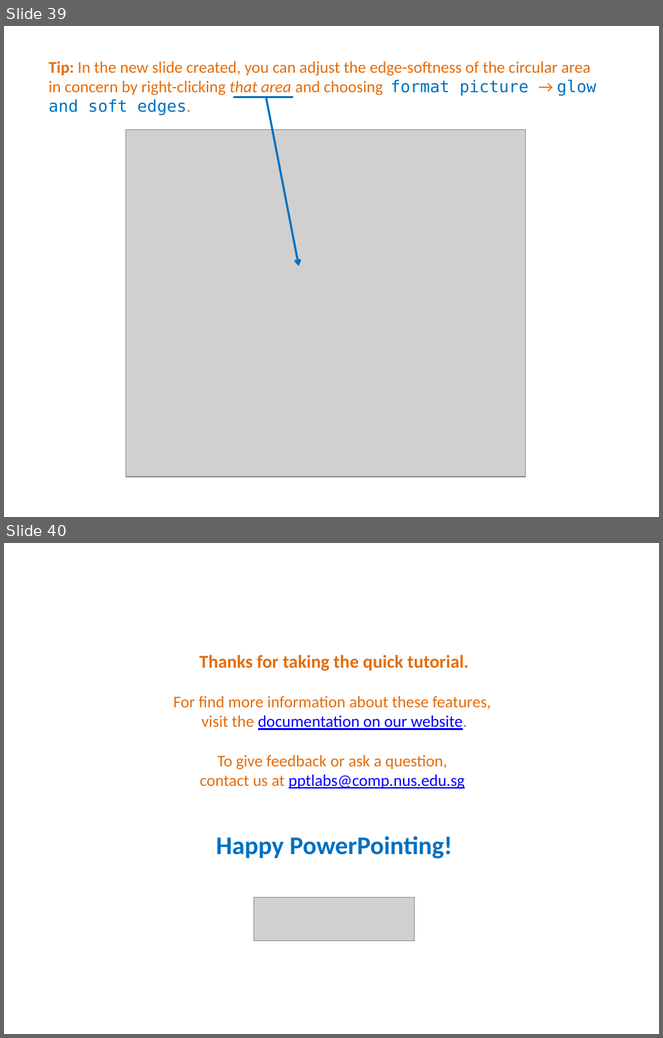
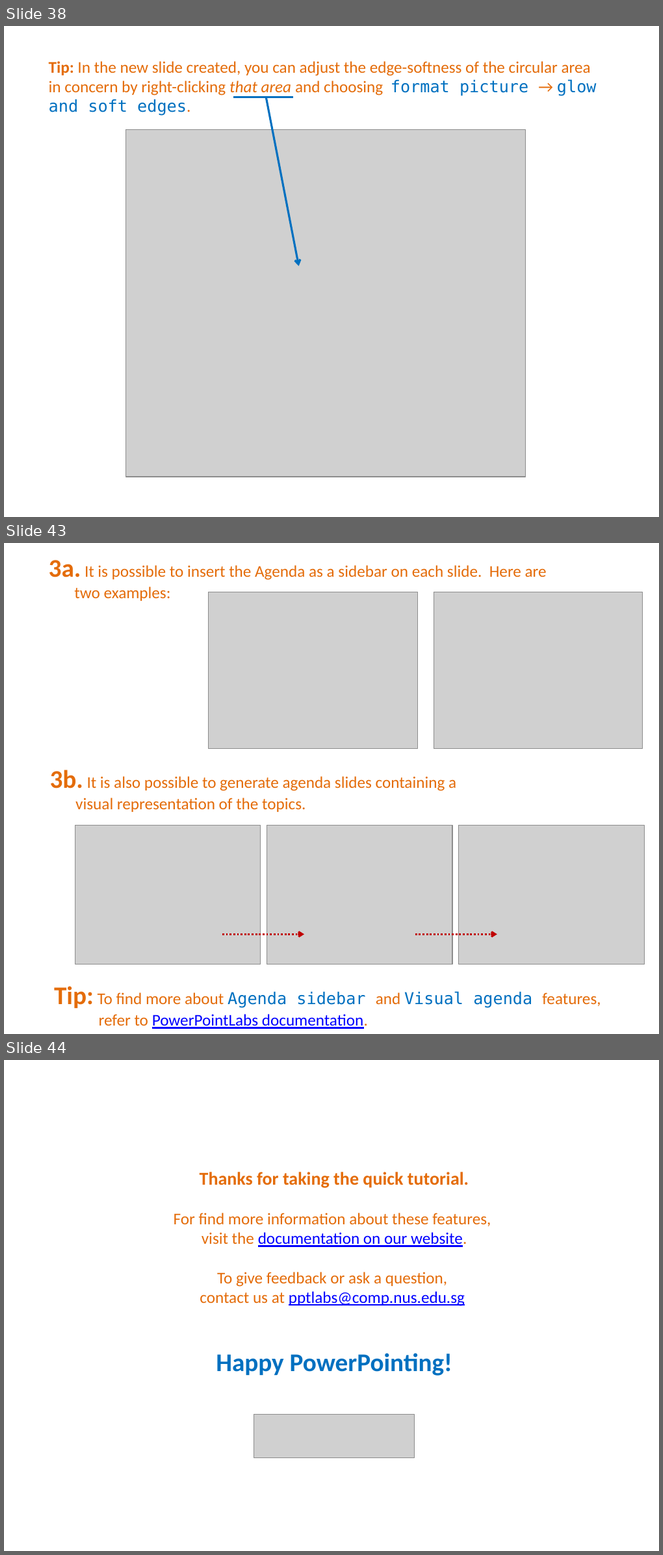
Before and after one commit to PowerPointLabs/PowerPointLabs, a slide deck: doc/PowerPointLabs Quick Tutorial.pptx. Shown one above the other, each under a label of ours: slides 39 and 40 before the commit, slides 38, 43 and 44 after it; the slides between them are not shown. The pictures are 663x1038 and 663x1555 pixels, drawn with LibreOffice and Linux fonts; fonts in the diff are those of the drawing; grey boxes stand for pictures. Boxes give left, top, right and bottom in pixels: in the first picture for what was removed or moved away, otherwise in the second. Text is boxed around its words. In the diff, an @@ line names an element or a change of style, - is before the commit and + after.

Commit message:
Added agenda lab to the tutorial file

```diff
--- a/doc/PowerPointLabs Quick Tutorial.pptx
+++ b/doc/PowerPointLabs Quick Tutorial.pptx
@@ slide 43 added at (4,543,659,1034), background #FFFFFF @@
@@ text added at (49,560,547,601), 18 pt, text #E46C0A @@
+3a. It is possible to insert the Agenda as a sidebar on each slide. Here are
+two examples:
@@ picture added at (208,592,417,749) @@
@@ picture added at (434,592,643,749) @@
@@ text added at (50,770,456,812), 18 pt, text #E46C0A @@
+3b. It is also possible to generate agenda slides containing a
+visual representation of the topics.
@@ picture added at (75,825,260,964) @@
@@ picture added at (267,825,452,964) @@
@@ picture added at (459,825,644,964) @@
@@ arrow added from (222, 935) to (304, 935), #C00000 2 pt dashed @@
@@ arrow added from (415, 935) to (497, 935), #C00000 2 pt dashed @@
@@ text added at (54,986,601,1029), 18 pt, text #E46C0A @@
+Tip: To find more about Agenda sidebar and Visual agenda features,
+refer to PowerPointLabs documentation.
@@ what was slide 39 is now slide 38 @@
@@ what was slide 40 is now slide 44 @@
```
Also in this commit, not shown: 4 other slides added, 2 slides removed.
